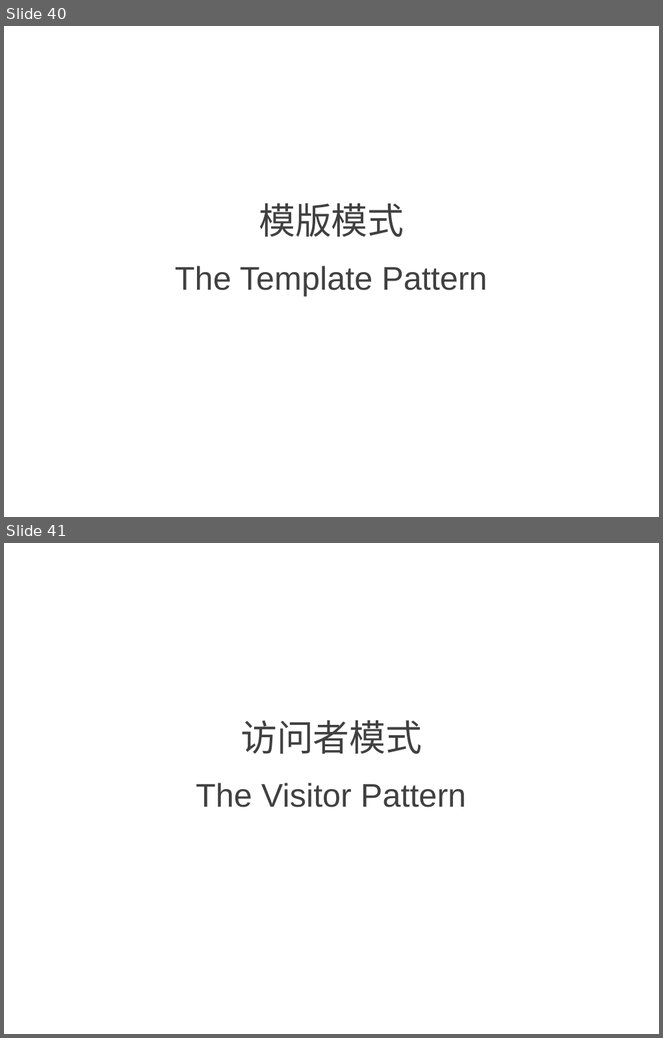
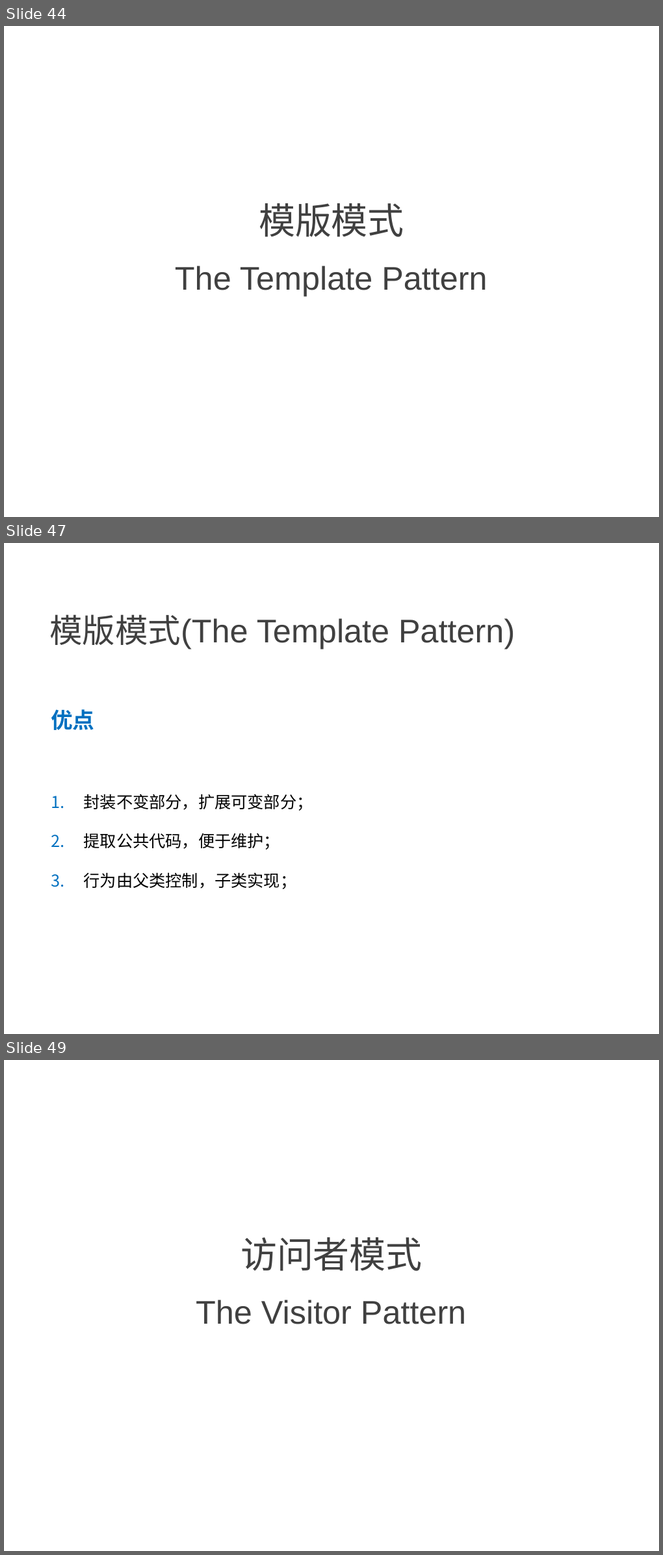
Before and after one commit to NewGr8Player/My-PPT, a slide deck: Design pattern/4.设计模式-行为型模式.pptx. Shown one above the other, each under a label of ours: slides 40 and 41 before the commit, slides 44, 47 and 49 after it; the slides between them are not shown. The pictures are 663x1038 and 663x1555 pixels, drawn with LibreOffice and Linux fonts; fonts in the diff are those of the drawing. Boxes give left, top, right and bottom in pixels: in the first picture for what was removed or moved away, otherwise in the second. Text is boxed around its words. In the diff, an @@ line names an element or a change of style, - is before the commit and + after.

Commit message:
Add     - 策略模式(The Strategy Pattern)     - 模版模式(The Template Pattern)

```diff
--- a/Design pattern/4.设计模式-行为型模式.pptx
+++ b/Design pattern/4.设计模式-行为型模式.pptx
@@ slide 47 added at [4, 543, 659, 1034], background #FFFFFF @@
@@ text added at [50, 615, 515, 650], 36 pt, text #404040 @@
+模版模式(The Template Pattern)
@@ text added at [51, 709, 313, 889], 18 pt, text #000000 @@
+优点
+1. 封装不变部分，扩展可变部分；
+2. 提取公共代码，便于维护；
+3. 行为由父类控制，子类实现；
@@ what was slide 40 is now slide 44 @@
@@ what was slide 41 is now slide 49 @@
```
Also in this commit, not shown: 7 other slides added.
